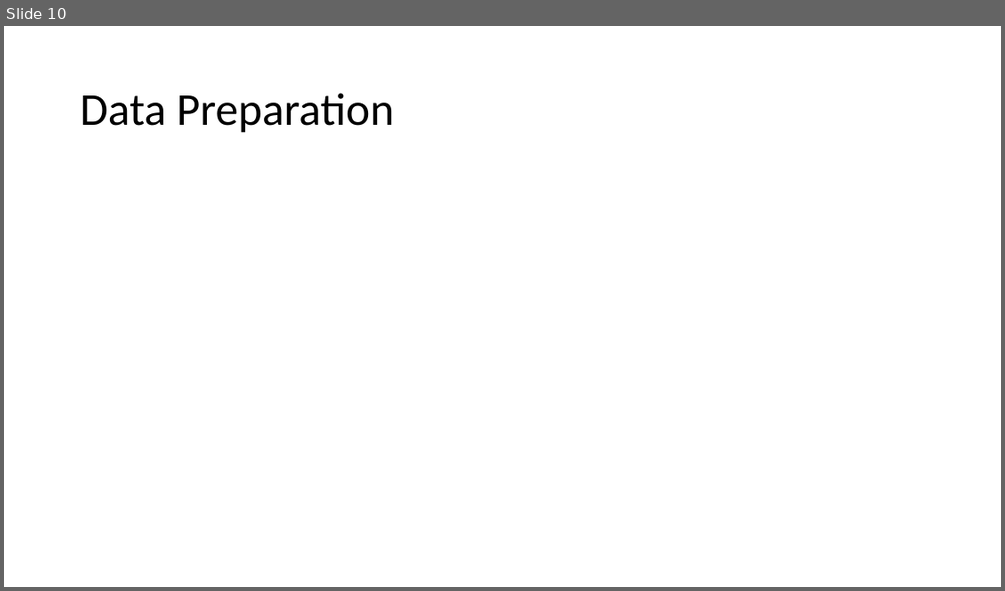
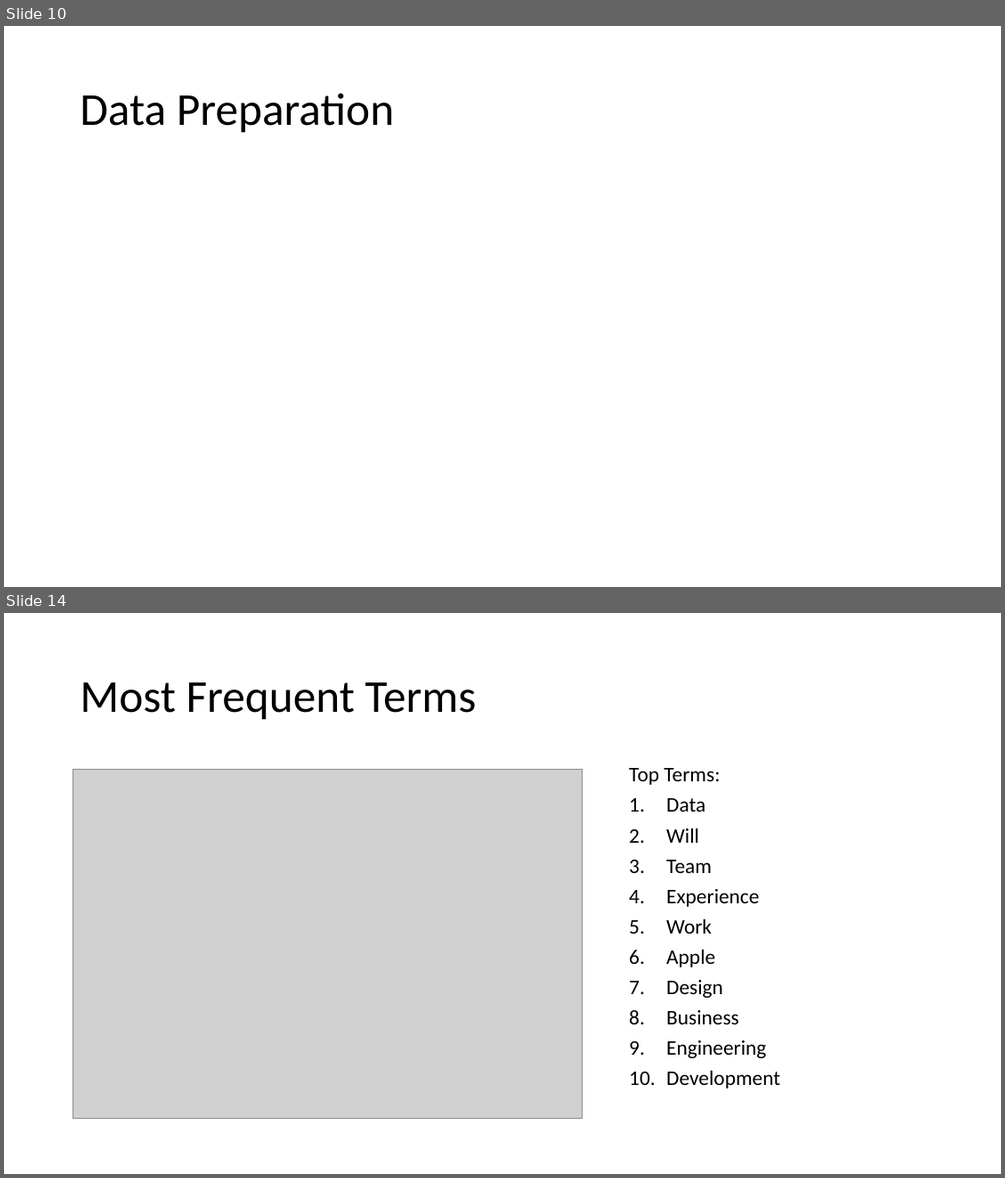
Before and after one commit to adam-sampson/Job_Desc_Text_Analytics, a slide deck: Jobs Analysis.pptx. Shown one above the other, each under a label of ours: slide 10 before the commit, slides 10 and 14 after it; the slides between them are not shown. The pictures are 1005x591 and 1005x1178 pixels, drawn with LibreOffice and Linux fonts; fonts in the diff are those of the drawing; grey boxes stand for pictures. Boxes give left, top, right and bottom in pixels: in the first picture for what was removed or moved away, otherwise in the second. Text is boxed around its words. In the diff, an @@ line names an element or a change of style, - is before the commit and + after.

```diff
--- a/Jobs Analysis.pptx
+++ b/Jobs Analysis.pptx
@@ slide 14 added at (x1=4, y1=613, x2=1001, y2=1174), background #FFFFFF @@
@@ title added at (x1=80, y1=682, x2=477, y2=720), 44 pt, text #000000 @@
+Most Frequent Terms
@@ picture added at (x1=73, y1=769, x2=582, y2=1118) @@
@@ text added at (x1=629, y1=768, x2=780, y2=1088), 20 pt, text #000000 @@
+Top Terms:
+1. Data
+2. Will
+3. Team
+4. Experience
+5. Work
+6. Apple
+7. Design
+8. Business
+9. Engineering
+10. Development
```
Also in this commit, not shown: 4 slides changed, 8 other slides added, 3 other files.
